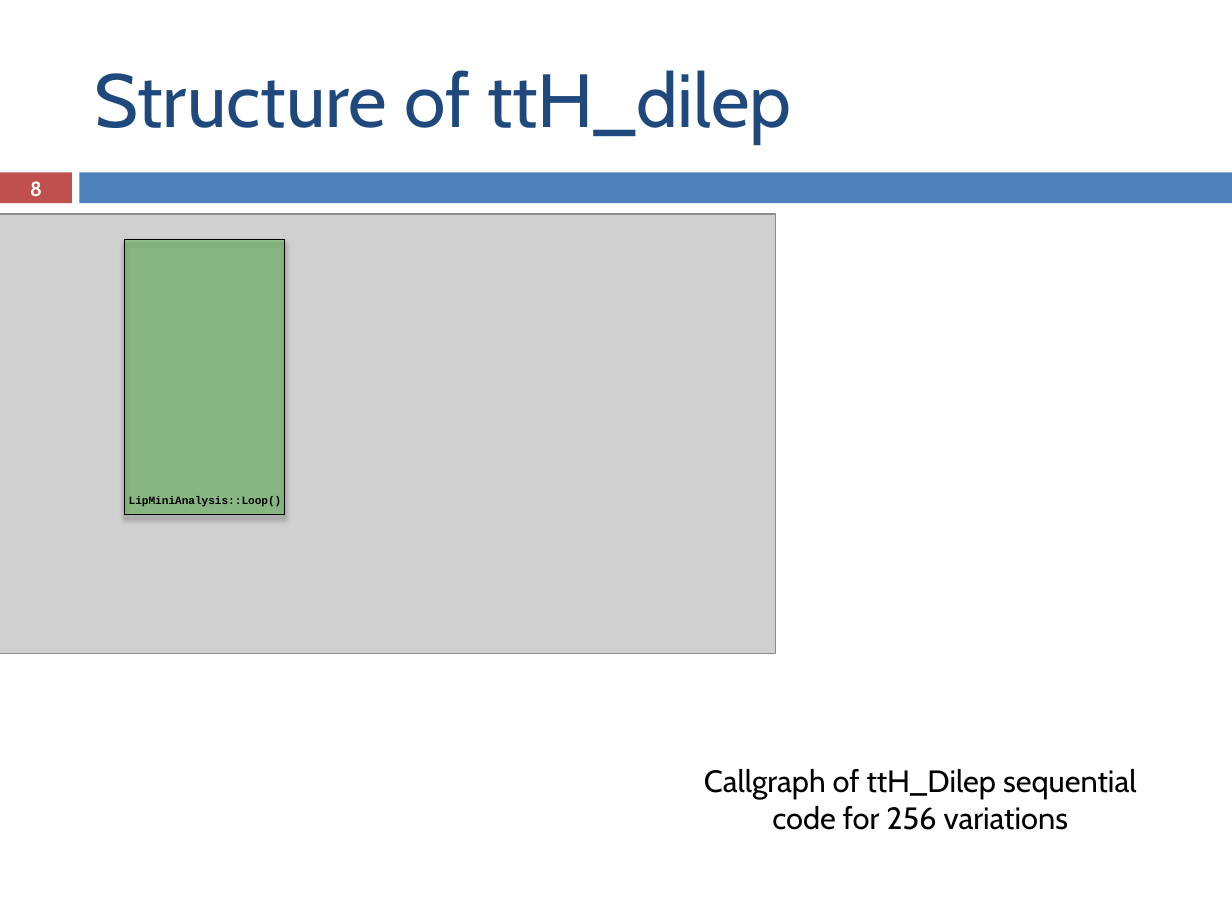
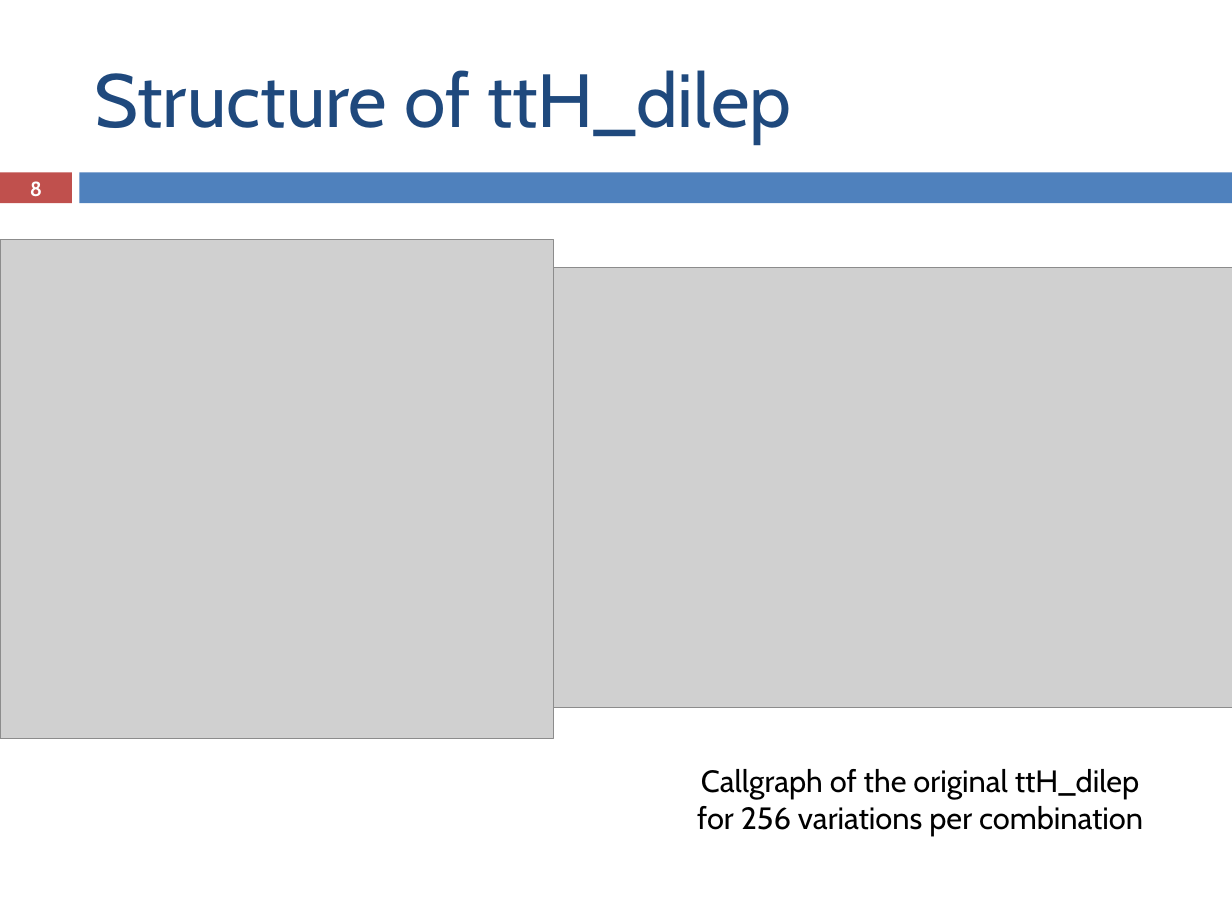
Before and after one commit to ampereira/mscthesis-liptool, a slide deck: slide 8 of doc/partial presentation/partial_presentation.pptx. Drawn at 1232x924 pixels with LibreOffice and Linux fonts; fonts in the diff are those of the drawing; grey boxes stand for pictures. Boxes give left, top, right and bottom in pixels: in the first picture for what was removed or moved away, otherwise in the second. Text is boxed around its words. In the diff, an @@ line names an element or a change of style, - is before the commit and + after.

```diff
--- a/doc/partial presentation/partial_presentation.pptx
+++ b/doc/partial presentation/partial_presentation.pptx
@@ picture: place and size @@
-picture at (0,214,776,654)
+picture at (0,239,553,738)
@@ rectangle removed at (124,240,285,515) @@
@@ picture added at (553,267,1232,707) @@
@@ text removed at (129,496,282,507) @@
-LipMiniAnalysis::Loop()
@@ text at (697,769,1143,835): text changed @@
-Callgraph of ttH_Dilep sequential code for 256 variations
+Callgraph of the original ttH_dilep for 256 variations per combination
```
Also in this commit, not shown: 4 other slides changed, 4 other files.
